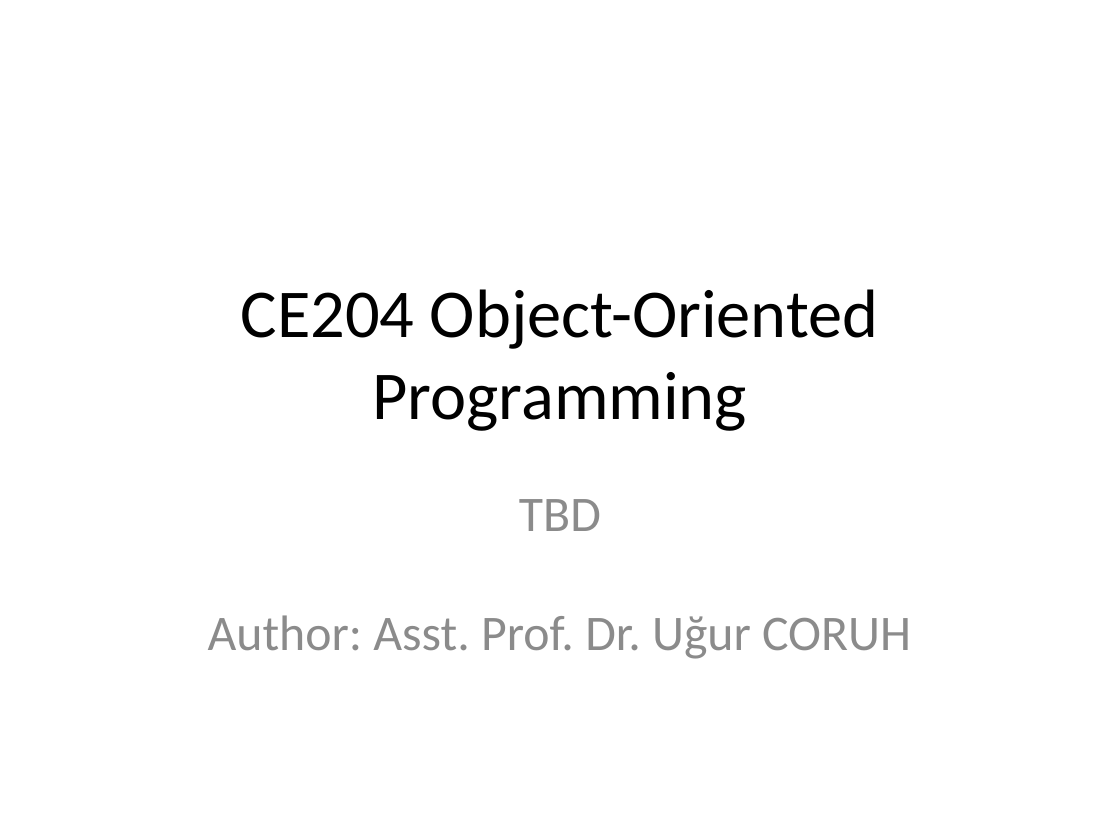
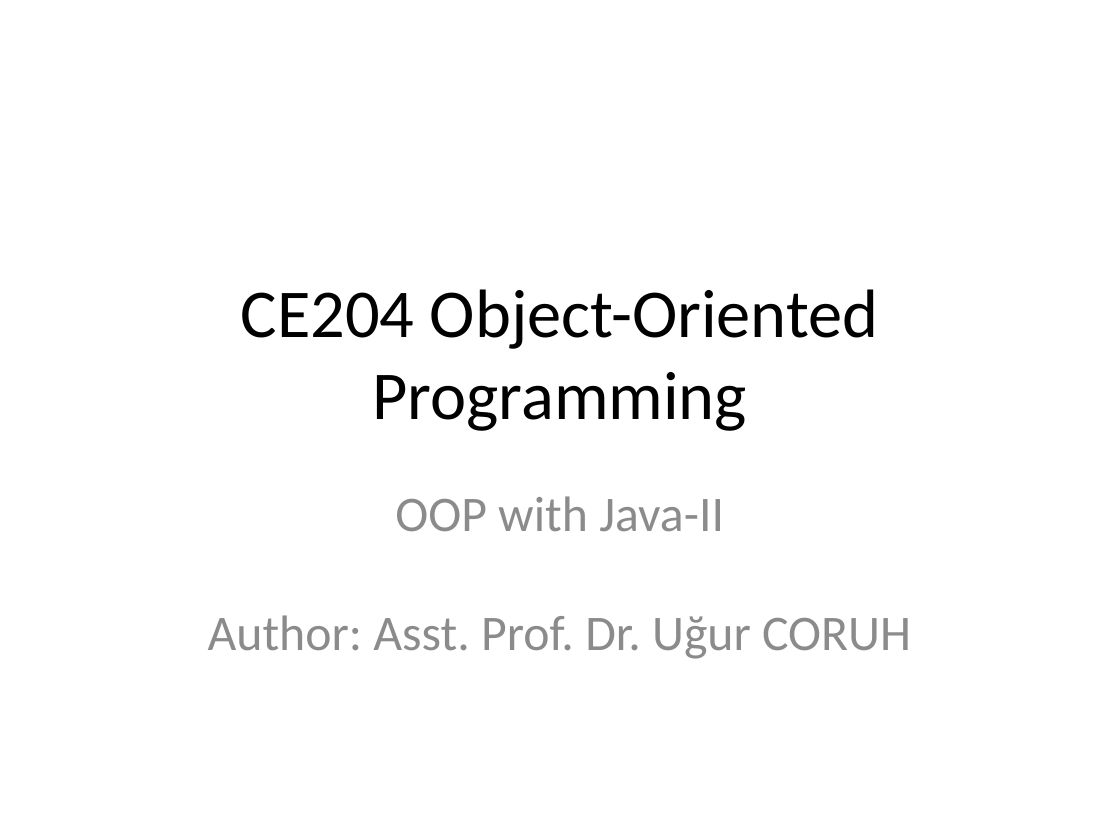
Before and after one commit to ucoruh/ce204-object-oriented-programming, a slide deck: slide 1 of docs/week-2/ce204-week-2.md_word.pptx. Drawn at 1120x840 pixels with LibreOffice and Linux fonts; fonts in the diff are those of the drawing. Boxes give left, top, right and bottom in pixels: in the first picture for what was removed or moved away, otherwise in the second. Text is boxed around its words. In the diff, an @@ line names an element or a change of style, - is before the commit and + after.

```diff
--- a/docs/week-2/ce204-week-2.md_word.pptx
+++ b/docs/week-2/ce204-week-2.md_word.pptx
@@ subtitle at bbox=[208, 496, 911, 659]: text changed @@
-TBD
-Author: Asst. Prof. Dr. Uğur CORUH
+OOP with Java-II
+Author: Asst. Prof. Dr. Uğur CORUH
```
Also in this commit, not shown: 1 other slide changed, 82 slides added, 3 slides removed, 18 other files.
